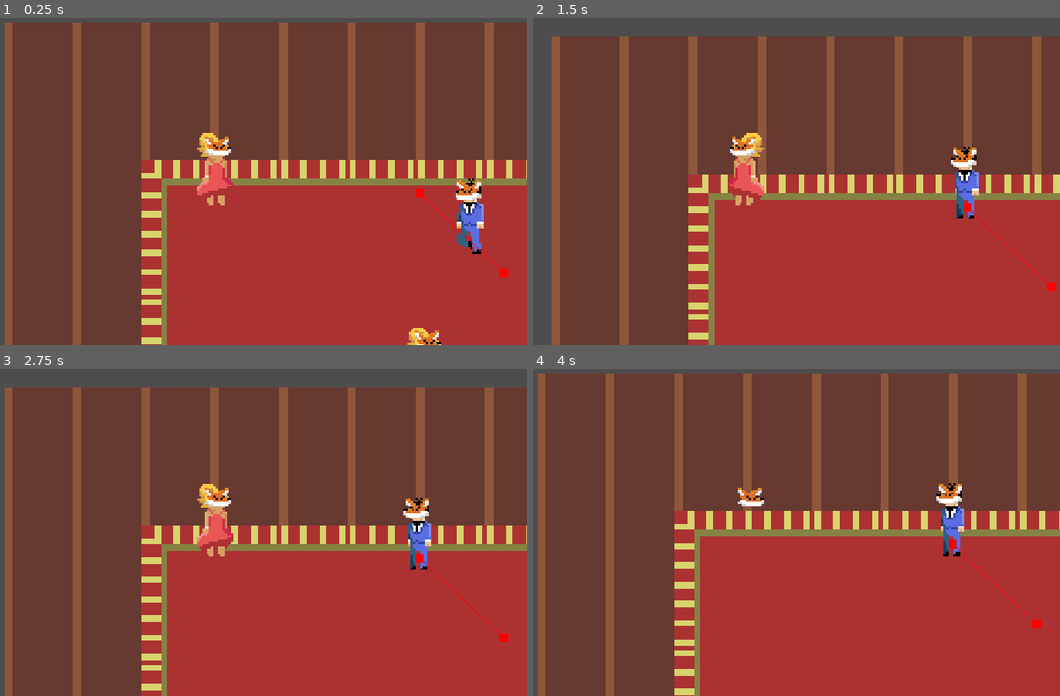
Above: before the commit, frames 1-4 (two rows, left to right).
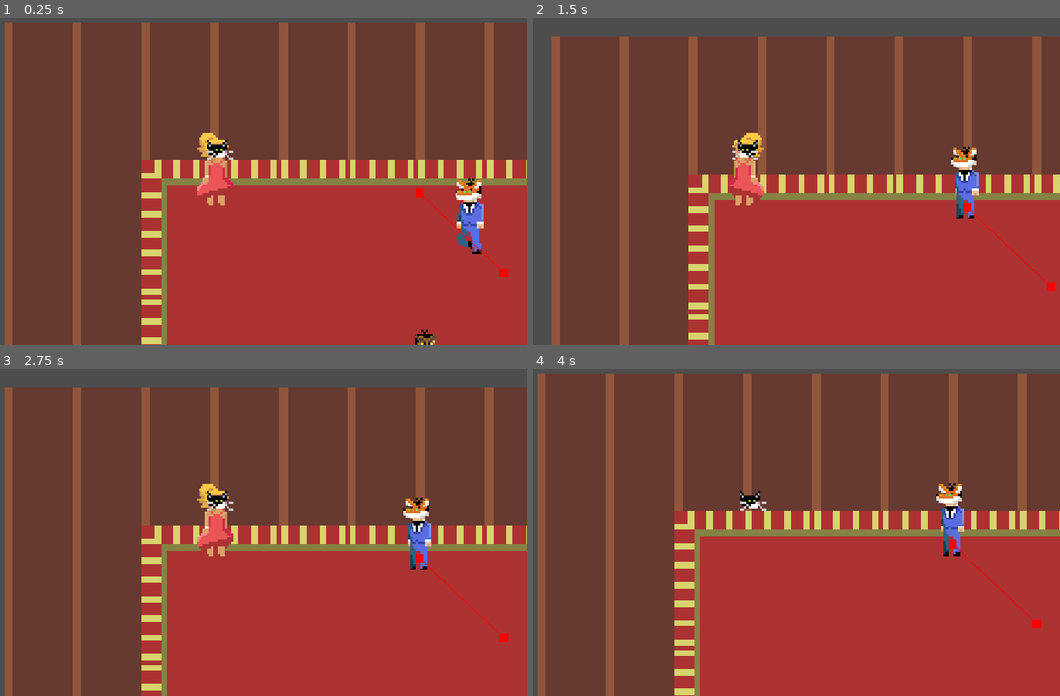
Above: after the commit, the same moments.

Repository: amelecanape/ippgamejam
Game: Godot game, scene res://scenes/main.tscn
Two runs of this game, one before a commit and one after it. Both use one fixed random seed, a clock stepped at 60 frames per second and the inputs below.
Inputs:
- Up to frame 1 (0.25 s): no input
- Up to frame 2 (1.5 s): tap A (character_move_neg_x) at 0.6 s; tap Enter at 1.25 s; tap W (character_move_neg_y) at 1.35 s
- Up to frame 3 (2.75 s): tap Space at 2 s; tap D (character_move_pos_x) at 2.1 s
- Up to frame 4 (4 s): tap Enter at 2.75 s; tap S (character_move_pos_y) at 2.85 s; tap Space at 3.5 s; tap Q (use_mask_ability) at 3.6 s

The runs differ from the first frame. In frame 1, 0.5% of the frame differs, in the area x 38-90%, y 36-100%; in frame 2, 0.2%; in frame 3, 0.2%; in frame 4, 0.2%.

Commit message:
added new masks to the scene

Diff:
--- a/project.godot
+++ b/project.godot
@@ -13,7 +13,7 @@
 config/name="Masked Soiree"
 run/main_scene="uid://155xx7s6y6ta"
 config/features=PackedStringArray("4.6", "Forward Plus")
-config/icon="uid://c6rkhgw48fjpw"
+config/icon="uid://ydjpdltuplao"
 
 [autoload]
 
--- /dev/null
+++ b/scenes/mask/cat_mask.tscn
@@ -0,0 +1,19 @@
+[gd_scene format=3 uid="uid://c078x6obfe1uv"]
+
+[ext_resource type="PackedScene" uid="uid://32c6gd8jll44" path="res://scenes/mask/mask.tscn" id="1_id37v"]
+[ext_resource type="Texture2D" uid="uid://cglnkumjqj12i" path="res://assets/masks/masks.png" id="2_tw0s6"]
+[ext_resource type="Script" uid="uid://ciolq5k4mhpdt" path="res://scripts/masks/fox_mask_power.gd" id="2_vv5te"]
+
+[sub_resource type="AtlasTexture" id="AtlasTexture_qua2o"]
+atlas = ExtResource("2_tw0s6")
+region = Rect2(99, 6, 12, 9)
+
+[node name="CatMask" unique_id=1533623259 instance=ExtResource("1_id37v")]
+
+[node name="Sprite" parent="." index="0" unique_id=1359893921]
+position = Vector2(1, 2)
+texture = SubResource("AtlasTexture_qua2o")
+
+[node name="FoxMask" type="Node" parent="." index="1" unique_id=705772458]
+script = ExtResource("2_vv5te")
+metadata/_custom_type_script = "uid://ciolq5k4mhpdt"
--- /dev/null
+++ b/scenes/mask/clown_mask.tscn
@@ -0,0 +1,18 @@
+[gd_scene format=3 uid="uid://csnd72up75dp3"]
+
+[ext_resource type="PackedScene" uid="uid://32c6gd8jll44" path="res://scenes/mask/mask.tscn" id="1_8gqeb"]
+[ext_resource type="Script" uid="uid://ciolq5k4mhpdt" path="res://scripts/masks/fox_mask_power.gd" id="2_5u2s3"]
+[ext_resource type="Texture2D" uid="uid://cglnkumjqj12i" path="res://assets/masks/masks.png" id="2_88orh"]
+
+[sub_resource type="AtlasTexture" id="AtlasTexture_gd7qs"]
+atlas = ExtResource("2_88orh")
+region = Rect2(119, 3, 15, 12)
+
+[node name="ClownMask" unique_id=1533623259 instance=ExtResource("1_8gqeb")]
+
+[node name="Sprite" parent="." index="0" unique_id=1359893921]
+texture = SubResource("AtlasTexture_gd7qs")
+
+[node name="FoxMask" type="Node" parent="." index="1" unique_id=705772458]
+script = ExtResource("2_5u2s3")
+metadata/_custom_type_script = "uid://ciolq5k4mhpdt"
--- /dev/null
+++ b/scenes/mask/deer_mask.tscn
@@ -0,0 +1,19 @@
+[gd_scene format=3 uid="uid://vmw5c4y8my8f"]
+
+[ext_resource type="PackedScene" uid="uid://32c6gd8jll44" path="res://scenes/mask/mask.tscn" id="1_swslt"]
+[ext_resource type="Texture2D" uid="uid://cglnkumjqj12i" path="res://assets/masks/masks.png" id="2_m6ysm"]
+[ext_resource type="Script" uid="uid://ciolq5k4mhpdt" path="res://scripts/masks/fox_mask_power.gd" id="2_s123h"]
+
+[sub_resource type="AtlasTexture" id="AtlasTexture_g24lm"]
+atlas = ExtResource("2_m6ysm")
+region = Rect2(23, 1, 23, 13)
+
+[node name="DeerMask" unique_id=1533623259 instance=ExtResource("1_swslt")]
+
+[node name="Sprite" parent="." index="0" unique_id=1359893921]
+position = Vector2(-1, -1)
+texture = SubResource("AtlasTexture_g24lm")
+
+[node name="FoxMask" type="Node" parent="." index="1" unique_id=705772458]
+script = ExtResource("2_s123h")
+metadata/_custom_type_script = "uid://ciolq5k4mhpdt"
--- a/scenes/mask/fox_mask.tscn
+++ b/scenes/mask/fox_mask.tscn
@@ -2,8 +2,16 @@
 
 [ext_resource type="PackedScene" uid="uid://32c6gd8jll44" path="res://scenes/mask/mask.tscn" id="1_jinfx"]
 [ext_resource type="Script" uid="uid://ciolq5k4mhpdt" path="res://scripts/masks/fox_mask_power.gd" id="2_jlliv"]
+[ext_resource type="Texture2D" uid="uid://cglnkumjqj12i" path="res://assets/masks/masks.png" id="2_kmr8t"]
+
+[sub_resource type="AtlasTexture" id="AtlasTexture_eyl6i"]
+atlas = ExtResource("2_kmr8t")
+region = Rect2(6, 5, 12, 9)
 
 [node name="FoxMask" unique_id=1533623259 instance=ExtResource("1_jinfx")]
+
+[node name="Sprite" parent="." index="0" unique_id=1359893921]
+texture = SubResource("AtlasTexture_eyl6i")
 
 [node name="FoxMask" type="Node" parent="." index="1" unique_id=705772458]
 script = ExtResource("2_jlliv")
--- a/scenes/mask/mask.tscn
+++ b/scenes/mask/mask.tscn
@@ -1,11 +1,15 @@
 [gd_scene format=3 uid="uid://32c6gd8jll44"]
 
 [ext_resource type="Script" uid="uid://bvruawlv8r7xv" path="res://scripts/masks/mask.gd" id="1_61b51"]
-[ext_resource type="Texture2D" uid="uid://ydjpdltuplao" path="res://assets/masks/fox_mask.png" id="1_in0c2"]
+[ext_resource type="Texture2D" uid="uid://cglnkumjqj12i" path="res://assets/masks/masks.png" id="2_61b51"]
+
+[sub_resource type="AtlasTexture" id="AtlasTexture_0pm64"]
+atlas = ExtResource("2_61b51")
+region = Rect2(167, 4, 10, 11)
 
 [node name="Mask" type="Node2D" unique_id=1533623259]
 script = ExtResource("1_61b51")
 
 [node name="Sprite" type="Sprite2D" parent="." unique_id=1359893921]
 unique_name_in_owner = true
-texture = ExtResource("1_in0c2")
+texture = SubResource("AtlasTexture_0pm64")
--- /dev/null
+++ b/scenes/mask/owl_mask.tscn
@@ -0,0 +1,19 @@
+[gd_scene format=3 uid="uid://dtr27uoj7x05g"]
+
+[ext_resource type="PackedScene" uid="uid://32c6gd8jll44" path="res://scenes/mask/mask.tscn" id="1_4rl4p"]
+[ext_resource type="Script" uid="uid://ciolq5k4mhpdt" path="res://scripts/masks/fox_mask_power.gd" id="2_1k8g4"]
+[ext_resource type="Texture2D" uid="uid://cglnkumjqj12i" path="res://assets/masks/masks.png" id="2_ulpdi"]
+
+[sub_resource type="AtlasTexture" id="AtlasTexture_tliwj"]
+atlas = ExtResource("2_ulpdi")
+region = Rect2(145, 6, 10, 8)
+
+[node name="OwlMask" unique_id=1533623259 instance=ExtResource("1_4rl4p")]
+
+[node name="Sprite" parent="." index="0" unique_id=1359893921]
+position = Vector2(-1, 1)
+texture = SubResource("AtlasTexture_tliwj")
+
+[node name="FoxMask" type="Node" parent="." index="1" unique_id=705772458]
+script = ExtResource("2_1k8g4")
+metadata/_custom_type_script = "uid://ciolq5k4mhpdt"
--- /dev/null
+++ b/scenes/mask/rabbit_mask.tscn
@@ -0,0 +1,19 @@
+[gd_scene format=3 uid="uid://hdrftrspe301"]
+
+[ext_resource type="PackedScene" uid="uid://32c6gd8jll44" path="res://scenes/mask/mask.tscn" id="1_jj34k"]
+[ext_resource type="Script" uid="uid://ciolq5k4mhpdt" path="res://scripts/masks/fox_mask_power.gd" id="2_cb6ah"]
+[ext_resource type="Texture2D" uid="uid://cglnkumjqj12i" path="res://assets/masks/masks.png" id="2_xic3u"]
+
+[sub_resource type="AtlasTexture" id="AtlasTexture_k2s8o"]
+atlas = ExtResource("2_xic3u")
+region = Rect2(73, 1, 13, 14)
+
+[node name="RabbitMask" unique_id=1533623259 instance=ExtResource("1_jj34k")]
+
+[node name="Sprite" parent="." index="0" unique_id=1359893921]
+position = Vector2(-2, -2)
+texture = SubResource("AtlasTexture_k2s8o")
+
+[node name="FoxMask" type="Node" parent="." index="1" unique_id=705772458]
+script = ExtResource("2_cb6ah")
+metadata/_custom_type_script = "uid://ciolq5k4mhpdt"
--- /dev/null
+++ b/scenes/mask/troll_mask.tscn
@@ -0,0 +1,18 @@
+[gd_scene format=3 uid="uid://ckn8trj0hewsk"]
+
+[ext_resource type="PackedScene" uid="uid://32c6gd8jll44" path="res://scenes/mask/mask.tscn" id="1_00yuj"]
+[ext_resource type="Texture2D" uid="uid://cglnkumjqj12i" path="res://assets/masks/masks.png" id="2_nhp8l"]
+[ext_resource type="Script" uid="uid://ciolq5k4mhpdt" path="res://scripts/masks/fox_mask_power.gd" id="2_thh8h"]
+
+[sub_resource type="AtlasTexture" id="AtlasTexture_nlwdx"]
+atlas = ExtResource("2_nhp8l")
+region = Rect2(167, 4, 10, 11)
+
+[node name="TrollMask" unique_id=1533623259 instance=ExtResource("1_00yuj")]
+
+[node name="Sprite" parent="." index="0" unique_id=1359893921]
+texture = SubResource("AtlasTexture_nlwdx")
+
+[node name="FoxMask" type="Node" parent="." index="1" unique_id=705772458]
+script = ExtResource("2_thh8h")
+metadata/_custom_type_script = "uid://ciolq5k4mhpdt"
--- /dev/null
+++ b/scenes/mask/wolf_mask.tscn
@@ -0,0 +1,18 @@
+[gd_scene format=3 uid="uid://cl2e22x15c8lq"]
+
+[ext_resource type="PackedScene" uid="uid://32c6gd8jll44" path="res://scenes/mask/mask.tscn" id="1_55xsf"]
+[ext_resource type="Script" uid="uid://ciolq5k4mhpdt" path="res://scripts/masks/fox_mask_power.gd" id="2_ipvge"]
+[ext_resource type="Texture2D" uid="uid://cglnkumjqj12i" path="res://assets/masks/masks.png" id="2_p4we3"]
+
+[sub_resource type="AtlasTexture" id="AtlasTexture_cp4xb"]
+atlas = ExtResource("2_p4we3")
+region = Rect2(52, 6, 12, 8)
+
+[node name="WolfMask" unique_id=1533623259 instance=ExtResource("1_55xsf")]
+
+[node name="Sprite" parent="." index="0" unique_id=1359893921]
+texture = SubResource("AtlasTexture_cp4xb")
+
+[node name="FoxMask" type="Node" parent="." index="1" unique_id=705772458]
+script = ExtResource("2_ipvge")
+metadata/_custom_type_script = "uid://ciolq5k4mhpdt"
--- a/scenes/round.tscn
+++ b/scenes/round.tscn
@@ -9,8 +9,15 @@
 [ext_resource type="PackedScene" uid="uid://cyna8h07wstaf" path="res://scenes/mask/fox_mask.tscn" id="4_lbhrr"]
 [ext_resource type="SpriteFrames" uid="uid://dlb6at1me6y6i" path="res://resources/sprite_frames/red_dress.tres" id="5_0tnpc"]
 [ext_resource type="SpriteFrames" uid="uid://duvrnheasiag2" path="res://resources/sprite_frames/black_suit.tres" id="6_vtaks"]
+[ext_resource type="PackedScene" uid="uid://c078x6obfe1uv" path="res://scenes/mask/cat_mask.tscn" id="7_hnppa"]
+[ext_resource type="PackedScene" uid="uid://csnd72up75dp3" path="res://scenes/mask/clown_mask.tscn" id="8_41cje"]
 [ext_resource type="PackedScene" uid="uid://fe04lx08pprm" path="res://scenes/player_character.tscn" id="9_0tnpc"]
+[ext_resource type="PackedScene" uid="uid://vmw5c4y8my8f" path="res://scenes/mask/deer_mask.tscn" id="9_h7eg2"]
+[ext_resource type="PackedScene" uid="uid://dtr27uoj7x05g" path="res://scenes/mask/owl_mask.tscn" id="11_ejohc"]
 [ext_resource type="Shader" uid="uid://c2vdhk2roar45" path="res://resources/shaders/spotlight.gdshader" id="11_ojwvf"]
+[ext_resource type="PackedScene" uid="uid://hdrftrspe301" path="res://scenes/mask/rabbit_mask.tscn" id="12_64kk8"]
+[ext_resource type="PackedScene" uid="uid://ckn8trj0hewsk" path="res://scenes/mask/troll_mask.tscn" id="13_o6psv"]
+[ext_resource type="PackedScene" uid="uid://cl2e22x15c8lq" path="res://scenes/mask/wolf_mask.tscn" id="14_p7exr"]
 
 [sub_resource type="NavigationPolygon" id="NavigationPolygon_lnu2h"]
 vertices = PackedVector2Array(684, 268, 684, 140, 980, 140, 980, 500, 684, 500, 684, 404, 468, 268, 468, 404, 140, 140, 468, 500, 140, 500, 468, 140)
@@ -70,7 +77,7 @@
 script = ExtResource("1_vtaks")
 player_scene = ExtResource("9_0tnpc")
 player_sprite_frames = Array[SpriteFrames]([ExtResource("6_vtaks"), ExtResource("5_0tnpc"), ExtResource("4_gee14"), ExtResource("3_u5sy4")])
-masks_scenes = Array[PackedScene]([ExtResource("4_lbhrr")])
+masks_scenes = Array[PackedScene]([ExtResource("7_hnppa"), ExtResource("8_41cje"), ExtResource("9_h7eg2"), ExtResource("4_lbhrr"), ExtResource("11_ejohc"), ExtResource("12_64kk8"), ExtResource("13_o6psv"), ExtResource("14_p7exr")])
 
 [node name="NavigationRegion2D" type="NavigationRegion2D" parent="." unique_id=142268143]
 unique_name_in_owner = true
@@ -90,7 +97,7 @@
 navigation_layer = 1
 npc_scene = ExtResource("3_lnu2h")
 npc_sprite_frames = Array[SpriteFrames]([ExtResource("3_u5sy4"), ExtResource("4_gee14"), ExtResource("5_0tnpc"), ExtResource("6_vtaks")])
-masks_scenes = Array[PackedScene]([ExtResource("4_lbhrr")])
+masks_scenes = Array[PackedScene]([ExtResource("7_hnppa"), ExtResource("8_41cje"), ExtResource("9_h7eg2"), ExtResource("4_lbhrr"), ExtResource("11_ejohc"), ExtResource("12_64kk8"), ExtResource("13_o6psv"), ExtResource("14_p7exr")])
 metadata/_custom_type_script = "uid://dkdoc80naeco4"
 
 [node name="HUD" type="CanvasLayer" parent="." unique_id=1036752382]
